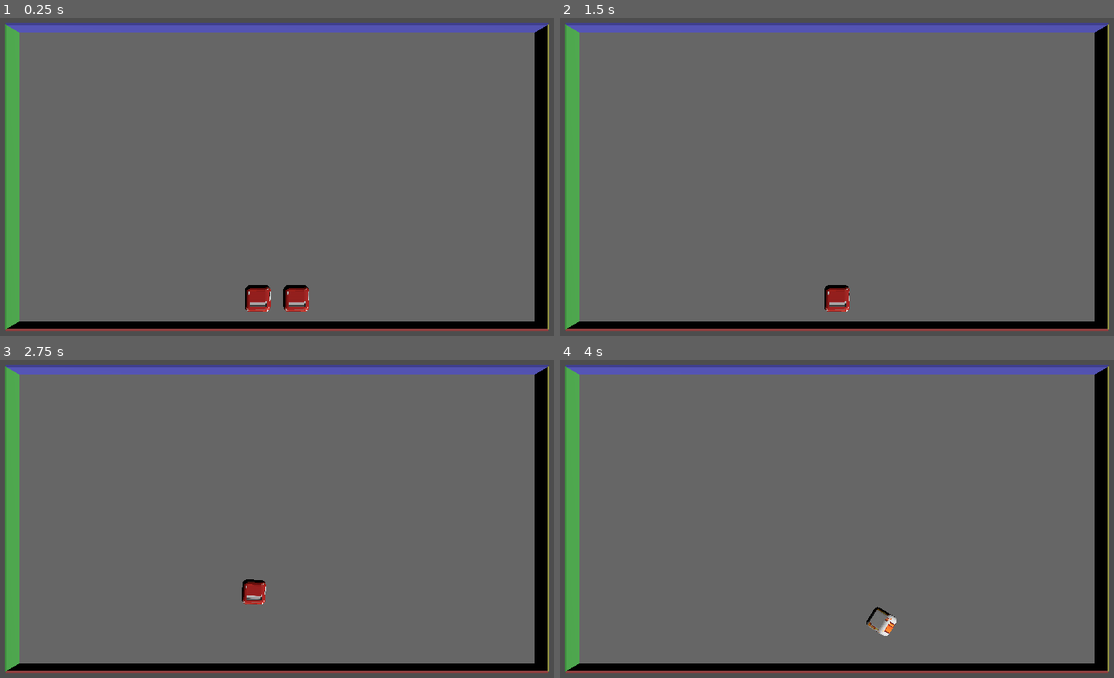
Above: before the commit, frames 1-4 (two rows, left to right).
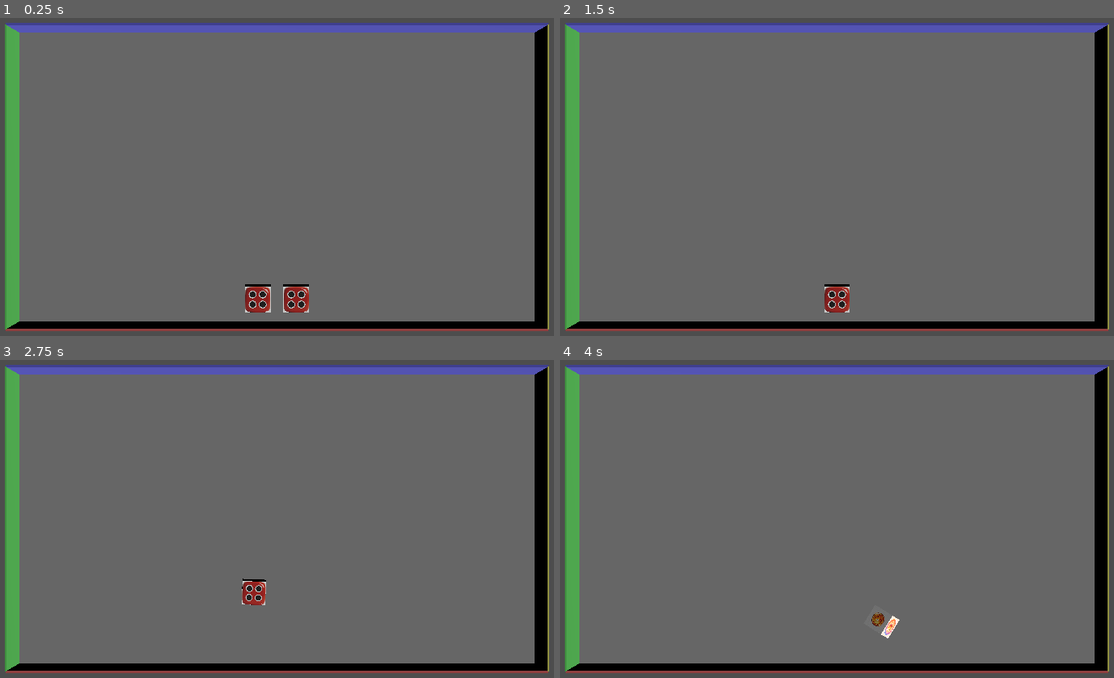
Above: after the commit, the same moments.

Repository: Beezui/trae_godot_dice
Game: Godot game, scene res://scenes/dice_demo_simple_final.tscn
Two runs of this game, one before a commit and one after it. Both use one fixed random seed, a clock stepped at 60 frames per second and the inputs below.
Inputs:
- Up to frame 1 (0.25 s): no input
- Up to frame 2 (1.5 s): tap Enter (ui_accept) at 0.5, 0.77 s; tap Space at 0.6 s; hold S from 1.28 s (still down); tap R at 1.35 s
- Up to frame 3 (2.75 s): tap Enter (ui_accept) at 1.52 s; release S at 2.03 s; tap 1 at 2.1 s
- Up to frame 4 (4 s): tap 2 at 2.85 s; tap Enter (ui_accept) at 3.02, 3.77 s; hold A from 3.53 s (still down); tap Space at 3.6 s

The runs differ from the first frame. In frame 1, 0.5% of the frame differs, in the area x 44-56%, y 83-93%; in frame 2, 0.3%; in frame 3, 0.2%; in frame 4, 0.3%.

Commit message:
更新骰子系统：优化动态纹理功能和结果验证

Diff:
--- a/scenes/dice_6.gd
+++ b/scenes/dice_6.gd
@@ -13,6 +13,8 @@
 var dice_face_manager
 var controlled_result: int = -1  # -1表示没有控制结果
 var result_control_timer: Timer
+var has_valid_result: bool = false  # 标记骰子是否有有效结果
+var result_check_timer: Timer  # 用于定期检查骰子状态
 
 func _ready():
 	# 初始化系统
@@ -71,6 +73,12 @@
 	result_control_timer.one_shot = true
 	result_control_timer.timeout.connect(_on_result_control_timeout)
 	add_child(result_control_timer)
+
+	# 创建结果检查计时器
+	result_check_timer = Timer.new()
+	result_check_timer.wait_time = 0.5  # 每0.5秒检查一次
+	result_check_timer.timeout.connect(_on_result_check_timeout)
+	add_child(result_check_timer)
 
 	# 初始化骰子模型
 	init_dice_model()
@@ -163,7 +171,8 @@
 		if surface_count >= 6:
 			for i in range(6):
 				if i < surface_count:
-					mesh_instance.mesh.set_surface_material(i, materials[i])
+					mesh_instance.mesh.surface_set_material(i, materials[i])
+					print("Applied material ", i, " to surface ", i)
 			print("Applied materials to mesh surfaces")
 		else:
 			# 对于单一表面的网格，使用材质覆盖
@@ -174,66 +183,9 @@
 		mesh_instance.set_meta("dice_materials", materials)
 
 func load_dice_model(mesh_instance):
-	# 尝试加载GLTF模型
-	var model_path = "res://models/dice_unwrapped.gltf"
-	var model_resource = load(model_path)
-
-	if model_resource:
-		print("Model resource loaded: ", model_path)
-		# 实例化模型
-		var model_instance = model_resource.instantiate()
-
-		if model_instance:
-			print("Model instantiated successfully")
-			# 直接检查模型实例是否有mesh属性（因为GLTF根节点就是MeshInstance3D）
-			if model_instance.has_method("get_mesh") and model_instance.mesh:
-				mesh_instance.mesh = model_instance.mesh
-				# 缩放模型以适应场景
-				mesh_instance.scale = Vector3(1, 1, 1)
-				# 应用贴图
-				apply_dice_textures(mesh_instance)
-				print("Model mesh assigned from root node")
-			else:
-				# 如果根节点没有mesh，尝试遍历所有子节点
-				var children = model_instance.get_children()
-				var mesh_found = false
-
-				for child in children:
-					if child.has_method("get_mesh") and child.mesh:
-						mesh_instance.mesh = child.mesh
-						mesh_instance.scale = Vector3(1, 1, 1)
-						# 应用贴图
-						apply_dice_textures(mesh_instance)
-						mesh_found = true
-						print("Model mesh assigned from child node")
-						break
-					# 递归检查子节点
-					var grand_children = child.get_children()
-					for grand_child in grand_children:
-						if grand_child.has_method("get_mesh") and grand_child.mesh:
-							mesh_instance.mesh = grand_child.mesh
-							mesh_instance.scale = Vector3(1, 1, 1)
-							# 应用贴图
-							apply_dice_textures(mesh_instance)
-							mesh_found = true
-							print("Model mesh assigned from grandchild node")
-							break
-						if mesh_found:
-							break
-					if mesh_found:
-						break
-
-				if not mesh_found:
-					print("No mesh found in model, creating fallback")
-					create_fallback_mesh()
-			# 清理临时实例
-			model_instance.queue_free()
-		else:
-			print("Failed to instantiate model, creating fallback")
-			create_fallback_mesh()
-	else:
-		print("Failed to load model resource, creating fallback")
-		create_fallback_mesh()
+	# 直接使用fallback mesh，确保有6个独立表面
+	print("Using fallback mesh with 6 surfaces")
+	create_fallback_mesh()
 
 func create_fallback_mesh():
 	# 创建备用立方体网格
@@ -243,18 +195,80 @@
 		mesh_instance.name = "MeshInstance3D"
 		add_child(mesh_instance)
 
-	# 创建默认立方体
-	var cube_mesh = BoxMesh.new()
-	cube_mesh.size = Vector3(1, 1, 1)
-	mesh_instance.mesh = cube_mesh
-
-	# 创建材质
-	var material = StandardMaterial3D.new()
-	material.albedo_color = Color(1, 1, 1, 1)  # 使用白色，确保可见
-	material.roughness = 0.8
-	mesh_instance.material_override = material
-
-	print("Fallback cube mesh created")
+	# 创建一个具有6个独立表面的立方体
+	var mesh = ArrayMesh.new()
+
+	# 定义立方体的8个顶点
+	var vertices = [
+		Vector3(-0.5, -0.5, -0.5),  # 0
+		Vector3(0.5, -0.5, -0.5),   # 1
+		Vector3(0.5, 0.5, -0.5),    # 2
+		Vector3(-0.5, 0.5, -0.5),   # 3
+		Vector3(-0.5, -0.5, 0.5),   # 4
+		Vector3(0.5, -0.5, 0.5),    # 5
+		Vector3(0.5, 0.5, 0.5),     # 6
+		Vector3(-0.5, 0.5, 0.5)     # 7
+	]
+
+	# 定义6个面的索引（每个面4个顶点）
+	var faces = [
+		[0, 1, 2, 3],  # 前面
+		[5, 4, 7, 6],  # 后面
+		[4, 0, 3, 7],  # 左面
+		[1, 5, 6, 2],  # 右面
+		[3, 2, 6, 7],  # 顶面
+		[4, 5, 1, 0]   # 底面
+	]
+
+	# 为每个面创建独立的表面
+	for i in range(6):
+		# 创建表面数据
+		var arrays = []
+		arrays.resize(Mesh.ARRAY_MAX)
+
+		# 顶点数据
+		var surface_vertices = []
+		for j in faces[i]:
+			surface_vertices.append(vertices[j])
+		arrays[Mesh.ARRAY_VERTEX] = PackedVector3Array(surface_vertices)
+
+		# 法线数据
+		var normals = []
+		var normal = Vector3(0, 0, 0)
+		match i:
+			0: normal = Vector3(0, 0, -1)  # 前面
+			1: normal = Vector3(0, 0, 1)   # 后面
+			2: normal = Vector3(-1, 0, 0)  # 左面
+			3: normal = Vector3(1, 0, 0)   # 右面
+			4: normal = Vector3(0, 1, 0)   # 顶面
+			5: normal = Vector3(0, -1, 0)  # 底面
+		for j in range(4):
+			normals.append(normal)
+		arrays[Mesh.ARRAY_NORMAL] = PackedVector3Array(normals)
+
+		# UV数据
+		var uvs = [
+			Vector2(0, 0),
+			Vector2(1, 0),
+			Vector2(1, 1),
+			Vector2(0, 1)
+		]
+		arrays[Mesh.ARRAY_TEX_UV] = PackedVector2Array(uvs)
+
+		# 索引数据
+		var indices = [0, 1, 2, 0, 2, 3]
+		arrays[Mesh.ARRAY_INDEX] = PackedInt32Array(indices)
+
+		# 添加表面
+		mesh.add_surface_from_arrays(Mesh.PRIMITIVE_TRIANGLES, arrays)
+
+	# 设置网格
+	mesh_instance.mesh = mesh
+
+	# 应用贴图
+	apply_dice_textures(mesh_instance)
+
+	print("Fallback cube mesh with 6 surfaces created")
 
 func roll(force: Vector3, angular_force: Vector3 = Vector3.ZERO):
 	# 恢复重力影响
@@ -277,8 +291,17 @@
 		result_control_timer.start()
 
 func _on_roll_timer_timeout():
-	is_rolling = false
-	check_dice_value()
+	# 检查骰子是否真的停止运动
+	if linear_velocity.length() < 0.1 and angular_velocity.length() < 0.1:
+		is_rolling = false
+		check_dice_value()
+		# 通知骰子管理器
+		var parent = get_parent()
+		if parent and parent.has_method("on_dice_stopped"):
+			parent.on_dice_stopped()
+	else:
+		# 骰子还在运动，重新启动计时器
+		roll_timer.start()
 
 func _on_result_control_timeout():
 	# 控制骰子结果
@@ -292,9 +315,42 @@
 		angular_velocity = Vector3.ZERO
 		# 直接设置骰子值
 		dice_value = controlled_result
+		has_valid_result = true
 		print("Controlled dice result: ", dice_value)
 		# 重置控制状态
 		controlled_result = -1
+
+func _on_result_check_timeout():
+	# 定期检查骰子状态
+	if not is_rolling and not has_valid_result:
+		# 骰子停止但没有有效结果，应用预防措施
+		_apply_preventive_measure()
+
+func _apply_preventive_measure():
+	# 应用预防措施，给骰子施加随机力使其重新运动
+	if not is_rolling:
+		is_rolling = true
+		# 施加随机的线性力
+		var linear_force = Vector3(
+			randf_range(-2, 2),
+			randf_range(1, 3),
+			randf_range(-2, 2)
+		)
+		# 施加随机的旋转力
+		var angular_force = Vector3(
+			randf_range(-5, 5),
+			randf_range(-5, 5),
+			randf_range(-5, 5)
+		)
+
+		# 应用力
+		linear_velocity = linear_force
+		angular_velocity = angular_force
+
+		print("Applied preventive measure: small force to reposition dice")
+
+		# 重启滚动计时器
+		roll_timer.start()
 
 func get_target_rotation(value: int) -> Quaternion:
 	# 根据骰子值计算目标旋转
@@ -324,59 +380,75 @@
 	# 如果有控制结果，直接使用控制值
 	if controlled_result != -1:
 		dice_value = controlled_result
-		print("Dice rolled: ", dice_value)
+		has_valid_result = true
+		print("Dice rolled (controlled): ", dice_value)
 		trigger_skill()
 		return
 
-	# 从骰子中心向六个方向发射射线，检测哪个面朝上
-	var ray_origin = global_position
-	var directions = [
-		Vector3.UP,      # 1点 (顶部)
-		Vector3.DOWN,    # 6点 (底部)
-		Vector3.RIGHT,   # 3点 (右侧)
-		Vector3.LEFT,    # 4点 (左侧)
-		Vector3.FORWARD, # 2点 (正面)
-		Vector3.BACK     # 5点 (背面)
+	# 直接根据骰子的旋转计算朝上的面
+	var up_direction = Vector3.UP
+	var transform = global_transform
+	var global_directions = []
+
+	# 定义骰子六个面的本地方向，与create_fallback_mesh函数中的面索引顺序匹配
+	var local_directions = [
+		Vector3(0, 0, -1),  # 前面 (面索引0)
+		Vector3(0, 0, 1),   # 后面 (面索引1)
+		Vector3(-1, 0, 0),  # 左面 (面索引2)
+		Vector3(1, 0, 0),   # 右面 (面索引3)
+		Vector3(0, 1, 0),   # 顶面 (面索引4)
+		Vector3(0, -1, 0)   # 底面 (面索引5)
 	]
-	var values = [1, 6, 3, 4, 2, 5]
-
-	var space_state = get_world_3d().direct_space_state
-
-	for i in range(directions.size()):
-		var direction = directions[i]
-		var query = PhysicsRayQueryParameters3D.new()
-		query.from = ray_origin
-		query.to = ray_origin + direction * 100
-		query.exclude = [self]
-		var result = space_state.intersect_ray(query)
-
-		if result:
-			# 检查碰撞点是否在骰子的哪个面上
-			var collision_normal = result.normal
-			if collision_normal.dot(direction) > 0.9:
-				dice_value = values[i]
-				print("Dice rolled: ", dice_value)
-				trigger_skill()
-				break
+
+	# 将本地方向转换为全局方向
+	for local_dir in local_directions:
+		global_directions.append(transform.basis * local_dir)
+
+	# 根据dice_config.gd中的配置，映射每个面索引对应的骰子值
+	# 面索引与dice_config的对应关系：
+	# 0: 前面 -> dice_config[0] = 1 (1点)
+	# 1: 后面 -> dice_config[1] = 2 (2点)
+	# 2: 左面 -> dice_config[2] = 3 (3点)
+	# 3: 右面 -> dice_config[3] = 4 (4点)
+	# 4: 顶面 -> dice_config[4] = 4 (5点)
+	# 5: 底面 -> dice_config[5] = 4 (6点)
+	var values = [1, 2, 3, 4, 4, 4]
+
+	# 找到最接近全局向上方向的面
+	var max_dot = -1
+	var closest_index = 0
+
+	for i in range(global_directions.size()):
+		var dot = up_direction.dot(global_directions[i])
+		if dot > max_dot:
+			max_dot = dot
+			closest_index = i
+
+	# 设置骰子值
+	dice_value = values[closest_index]
+	has_valid_result = true
+	print("Dice rolled: ", dice_value)
+	trigger_skill()
+
+	# 不需要预防措施，因为我们总能找到一个面朝上
 
 func trigger_skill():
 	# 根据骰子点数触发对应技能
-	var skill_id = skill_system.get_skill_by_dice_value(dice_value)
-	if skill_id:
-		var skill = skill_system.get_skill(skill_id)
-		print("Triggering skill: ", skill.name)
-		skill_system.use_skill(skill_id, self)
-
-		# 生成技能粒子特效
-		var particles = particle_system.spawn_skill_particles(skill_id, global_position)
-		if particles:
-			get_parent().add_child(particles)
-			particles.emitting = true
-
-		# 更新结果显示
-		var parent = get_parent()
-		if parent and parent.has_method("update_result_display"):
-			parent.update_result_display(dice_value, skill.name)
+	if skill_system and skill_system.has_method("get_skill_by_dice_value"):
+		var skill_id = skill_system.get_skill_by_dice_value(dice_value)
+		if skill_id and skill_system.has_method("get_skill") and skill_system.has_method("use_skill"):
+			var skill = skill_system.get_skill(skill_id)
+			if skill and skill.has("name"):
+				print("Triggering skill: ", skill.name)
+				skill_system.use_skill(skill_id, self)
+
+				# 生成技能粒子特效
+				if particle_system and particle_system.has_method("spawn_skill_particles"):
+					var particles = particle_system.spawn_skill_particles(skill_id, global_position)
+					if particles:
+						get_parent().add_child(particles)
+						particles.emitting = true
+	# 结果显示由 dice_manager 在所有骰子停止后统一处理
 
 func _process(delta):
 	# 只在需要时更新系统
@@ -387,9 +459,6 @@
 		# 更新粒子系统（如果方法存在）
 		if particle_system and particle_system.has_method("update"):
 			particle_system.update(delta)
-
-	# 动态更新骰子材质，根据旋转状态
-	update_dice_material_by_rotation()
 
 func _on_body_entered(body):
 	if is_rolling:
@@ -437,35 +506,3 @@
 	if mesh_instance:
 		apply_dice_textures(mesh_instance)
 		print("Updated dice textures")
-
-func update_dice_material_by_rotation():
-	# 根据骰子的旋转状态动态切换材质
-	var mesh_instance = $MeshInstance3D
-	if mesh_instance and mesh_instance.has_meta("dice_materials"):
-		var materials = mesh_instance.get_meta("dice_materials")
-		if materials and materials.size() >= 6:
-			# 获取骰子的当前旋转
-			var up_vector = global_transform.basis.y
-
-			# 计算与六个面的方向向量的点积
-			var directions = [
-				Vector3.UP,      # 顶部
-				Vector3.DOWN,    # 底部
-				Vector3.RIGHT,   # 右侧
-				Vector3.LEFT,    # 左侧
-				Vector3.FORWARD, # 正面
-				Vector3.BACK     # 背面
-			]
-
-			var max_dot = -1.0
-			var selected_face = 0
-
-			# 找到最接近向上的面
-			for i in range(directions.size()):
-				var dot = up_vector.dot(directions[i])
-				if dot > max_dot:
-					max_dot = dot
-					selected_face = i
-
-			# 应用对应的材质
-			mesh_instance.material_override = materials[selected_face]
--- a/scenes/dice_demo_script.gd
+++ b/scenes/dice_demo_script.gd
@@ -328,3 +328,10 @@
 	is_in_initial_state = true
 
 	print("Dice reset to initial state")
+
+func update_result_display(results: Array):
+	# 显示骰子结果
+	print("=== DICE RESULTS ===")
+	print("Sorted results: ", results)
+	print("Total dice: ", results.size())
+	print("===================")
--- a/scenes/dice_manager.gd
+++ b/scenes/dice_manager.gd
@@ -144,6 +144,7 @@
 	prepare_dice_for_throw()
 	is_throwing = true
 	rolling_dice_count = dice_instances.size()
+	print("Throwing all dice, rolling count: ", rolling_dice_count)
 
 	for dice in dice_instances:
 		if dice and is_instance_valid(dice):
@@ -169,6 +170,15 @@
 				dice.gravity_scale = 1.0
 				dice.linear_velocity = force
 				dice.angular_velocity = angular_force
+				# 设置 is_rolling 标志并启动 roll_timer
+				if dice.has_method("set_rolling"):
+					dice.set_rolling(true)
+				elif dice.has("is_rolling"):
+					dice.is_rolling = true
+				if dice.has_method("start_roll_timer"):
+					dice.start_roll_timer()
+				elif dice.has("roll_timer"):
+					dice.roll_timer.start()
 
 func throw_all_dice_with_charge(charge_ratio: float):
 	# 蓄力投掷所有骰子
@@ -225,6 +235,15 @@
 				dice.gravity_scale = 1.0
 				dice.linear_velocity = force
 				dice.angular_velocity = angular_force
+				# 设置 is_rolling 标志并启动 roll_timer
+				if dice.has_method("set_rolling"):
+					dice.set_rolling(true)
+				elif dice.has("is_rolling"):
+					dice.is_rolling = true
+				if dice.has_method("start_roll_timer"):
+					dice.start_roll_timer()
+				elif dice.has("roll_timer"):
+					dice.roll_timer.start()
 
 func on_dice_stopped():
 	# 骰子停止时的回调
@@ -232,7 +251,17 @@
 	if rolling_dice_count <= 0:
 		is_throwing = false
 		print("All dice have stopped rolling")
-		# 这里可以添加结果判定逻辑
+		# 确保所有骰子都有结果
+		for dice in dice_instances:
+			if dice and is_instance_valid(dice):
+				dice.check_dice_value()
+		# 获取排序后的骰子结果
+		var sorted_values = get_sorted_dice_values()
+		print("Dice results (sorted): ", sorted_values)
+		# 通知父节点更新结果显示
+		var parent = get_parent()
+		if parent and parent.has_method("update_result_display"):
+			parent.update_result_display(sorted_values)
 
 func get_all_dice_values() -> Array:
 	# 获取所有骰子的点数
@@ -240,6 +269,12 @@
 	for dice in dice_instances:
 		if dice and is_instance_valid(dice) and dice.has_method("get_dice_value"):
 			values.append(dice.get_dice_value())
+	return values
+
+func get_sorted_dice_values() -> Array:
+	# 获取排序后的骰子点数（从小到大）
+	var values = get_all_dice_values()
+	values.sort()
 	return values
 
 func update(delta: float):
Not shown, added: .trae/documents/dice_result_verification_plan.md
Not shown, changed: docs/开发文档/动态更换贴图功能核心代码.md
Not shown, changed: docs/开发文档/当前开发进度与代码结构.md
Not shown, added: docs/开发文档/骰子结果检测方式.md
